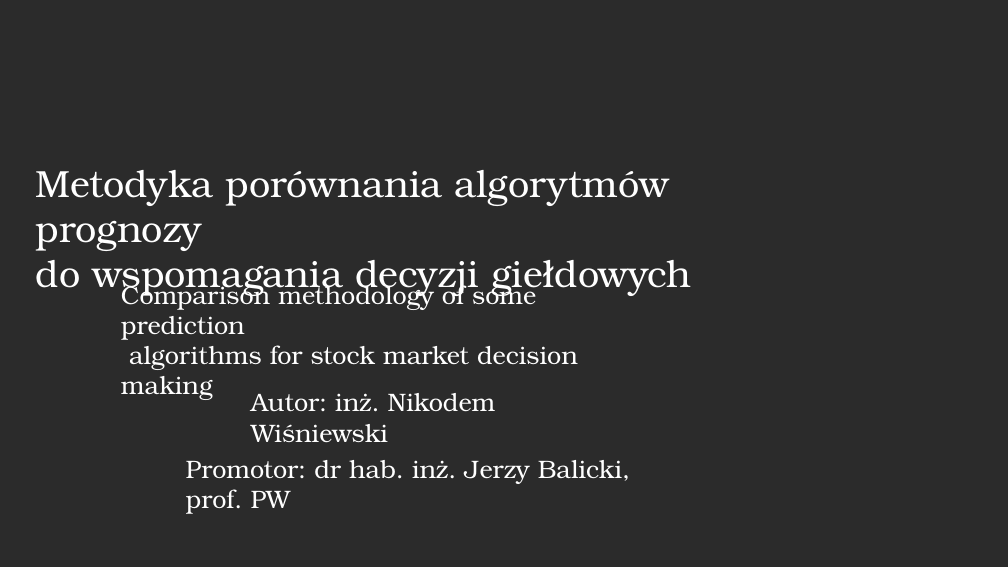
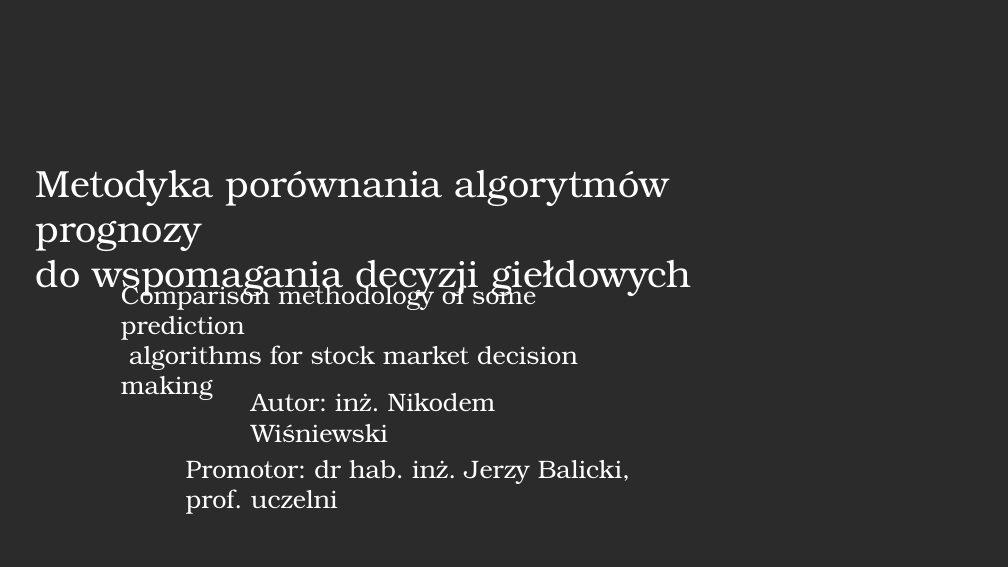
Before and after one commit to nikowis/ai-broker, a slide deck: slide 1 of docs/prezentacja-obrona.pptx. Drawn at 1008x567 pixels with LibreOffice and Linux fonts; fonts in the diff are those of the drawing; background and template pictures are left out; a plain dark background stands for a picture behind light text. Boxes give left, top, right and bottom in pixels: in the first picture for what was removed or moved away, otherwise in the second. Text is boxed around its words. In the diff, an @@ line names an element or a change of style, - is before the commit and + after.

```diff
--- a/docs/prezentacja-obrona.pptx
+++ b/docs/prezentacja-obrona.pptx
@@ text at (x1=186, y1=460, x2=630, y2=514): text changed @@
-Promotor: dr hab. inż. Jerzy Balicki, prof. PW
+Promotor: dr hab. inż. Jerzy Balicki, prof. uczelni
```
Also in this commit, not shown: 3 other slides changed, 3 slides added.
